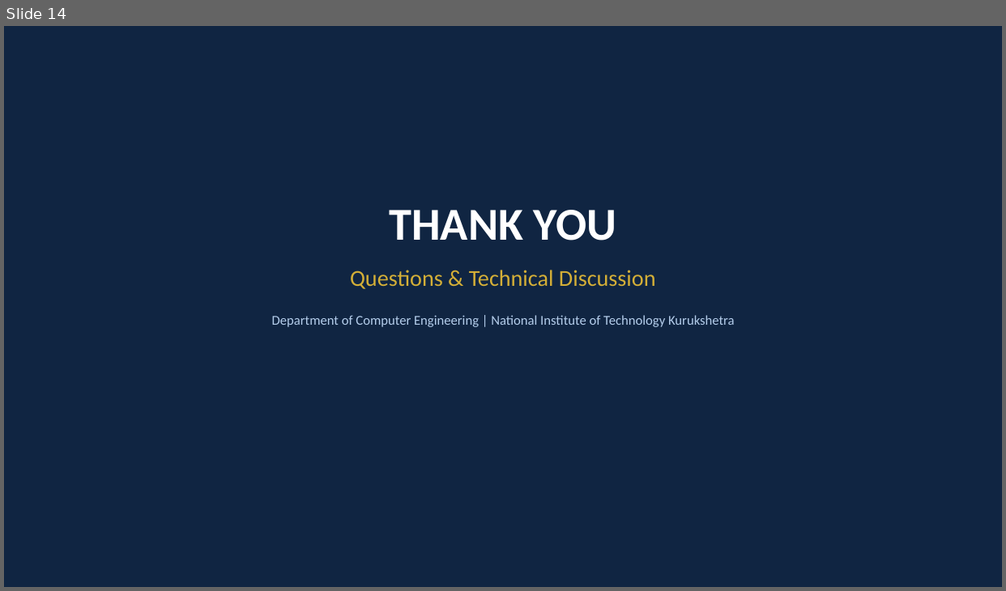
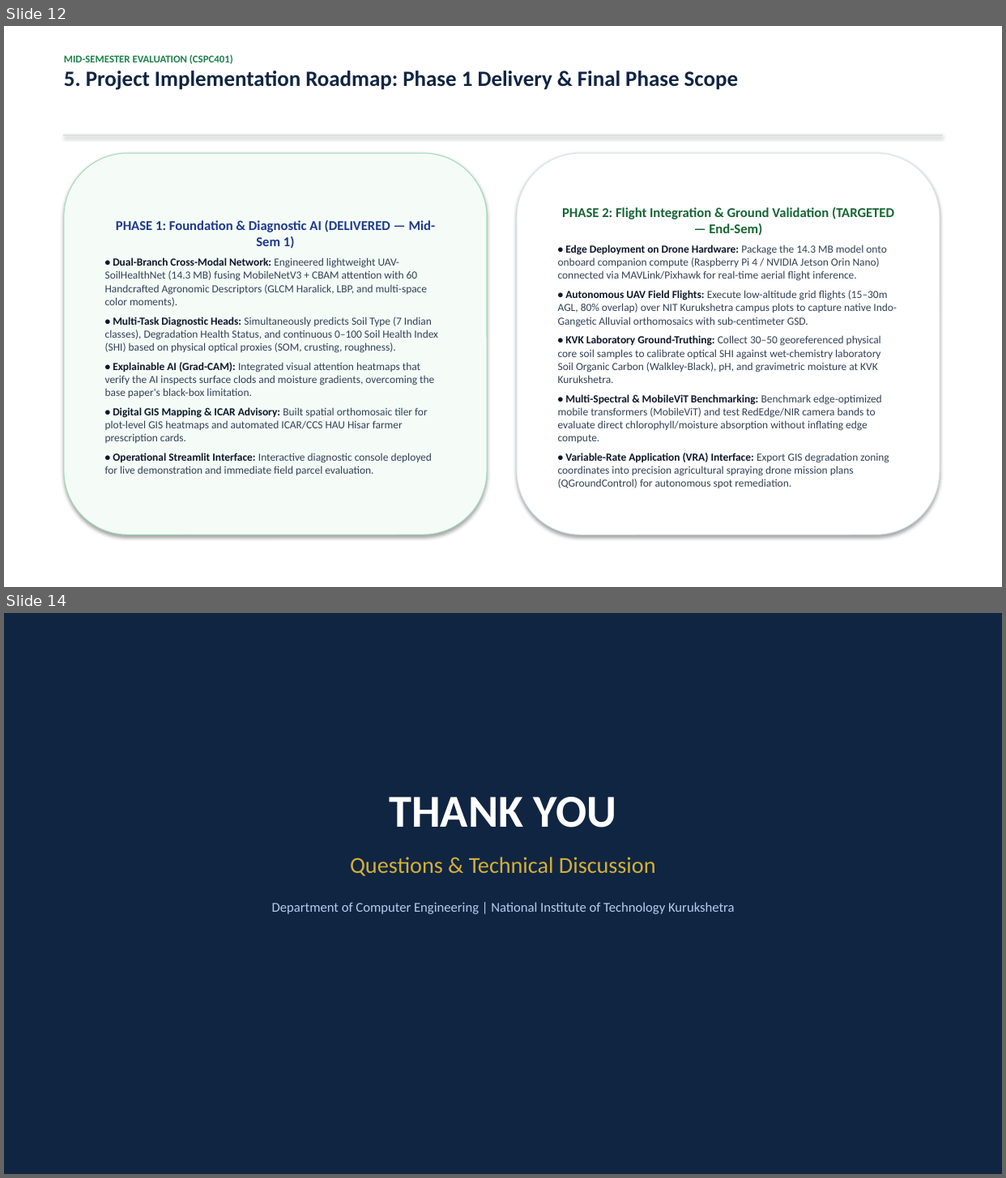
Before and after one commit to Naveen-Beniwal/soil-project1, a slide deck: Mid_Sem_Presentation_CSPC401.pptx. Shown one above the other, each under a label of ours: slide 14 before the commit, slides 12 and 14 after it; the slides between them are not shown. The pictures are 1006x591 and 1006x1178 pixels, drawn with LibreOffice and Linux fonts; fonts in the diff are those of the drawing. Boxes give left, top, right and bottom in pixels: in the first picture for what was removed or moved away, otherwise in the second. Text is boxed around its words. In the diff, an @@ line names an element or a change of style, - is before the commit and + after.

Commit message:
Update presentation and project report: consolidate Phase 2 end-sem roadmap and integrate comparative findings from Elsevier 2025

```diff
--- a/Mid_Sem_Presentation_CSPC401.pptx
+++ b/Mid_Sem_Presentation_CSPC401.pptx
@@ slide 12 added at [4, 26, 1002, 587], background #FFFFFF @@
@@ text added at [64, 54, 738, 90], 21 pt, text #102542, bold @@
+MID-SEMESTER EVALUATION (CSPC401)
+5. Project Implementation Roadmap: Phase 1 Delivery & Final Phase Scope
@@ rectangle added at [64, 135, 942, 136], fill #DCE0E6, outline #DCE0E6 0.75 pt @@
@@ rounded rectangle added at [64, 153, 487, 535], fill #F5FCF8, outline #A0DCB4 0.75 pt, 10.5 pt, text #334155 @@
+PHASE 1: Foundation & Diagnostic AI (DELIVERED — Mid-Sem 1)
+• Dual-Branch Cross-Modal Network: Engineered lightweight UAV-SoilHealthNet (14.3 MB) fusing MobileNetV3 + CBAM attention with 60 Handcrafted Agronomic Descriptors (GLCM Haralick, LBP, and multi-space color moments).
+• Multi-Task Diagnostic Heads: Simultaneously predicts Soil Type (7 Indian classes), Degradation Health Status, and continuous 0–100 Soil Health Index (SHI) based on physical optical proxies (SOM, crusting, roughness).
+• Explainable AI (Grad-CAM): Integrated visual attention heatmaps that verify the AI inspects surface clods and moisture gradients, overcoming the base paper's black-box limitation.
+• Digital GIS Mapping & ICAR Advisory: Built spatial orthomosaic tiler for plot-level GIS heatmaps and automated ICAR/CCS HAU Hisar farmer prescription cards.
+• Operational Streamlit Interface: Interactive diagnostic console deployed for live demonstration and immediate field parcel evaluation.
@@ rounded rectangle added at [517, 153, 940, 535], fill #FFFFFF, outline #D7E1EB 0.75 pt, 10.5 pt, text #334155 @@
+PHASE 2: Flight Integration & Ground Validation (TARGETED — End-Sem)
+• Edge Deployment on Drone Hardware: Package the 14.3 MB model onto onboard companion compute (Raspberry Pi 4 / NVIDIA Jetson Orin Nano) connected via MAVLink/Pixhawk for real-time aerial flight inference.
+• Autonomous UAV Field Flights: Execute low-altitude grid flights (15–30m AGL, 80% overlap) over NIT Kurukshetra campus plots to capture native Indo-Gangetic Alluvial orthomosaics with sub-centimeter GSD.
+• KVK Laboratory Ground-Truthing: Collect 30–50 georeferenced physical core soil samples to calibrate optical SHI against wet-chemistry laboratory Soil Organic Carbon (Walkley-Black), pH, and gravimetric moisture at KVK Kurukshetra.
+• Multi-Spectral & MobileViT Benchmarking: Benchmark edge-optimized mobile transformers (MobileViT) and test RedEdge/NIR camera bands to evaluate direct chlorophyll/moisture absorption without inflating edge compute.
+• Variable-Rate Application (VRA) Interface: Export GIS degradation zoning coordinates into precision agricultural spraying drone mission plans (QGroundControl) for autonomous spot remediation.
```
Also in this commit, not shown: 4 slides changed, 1 slide removed, 3 other files.
